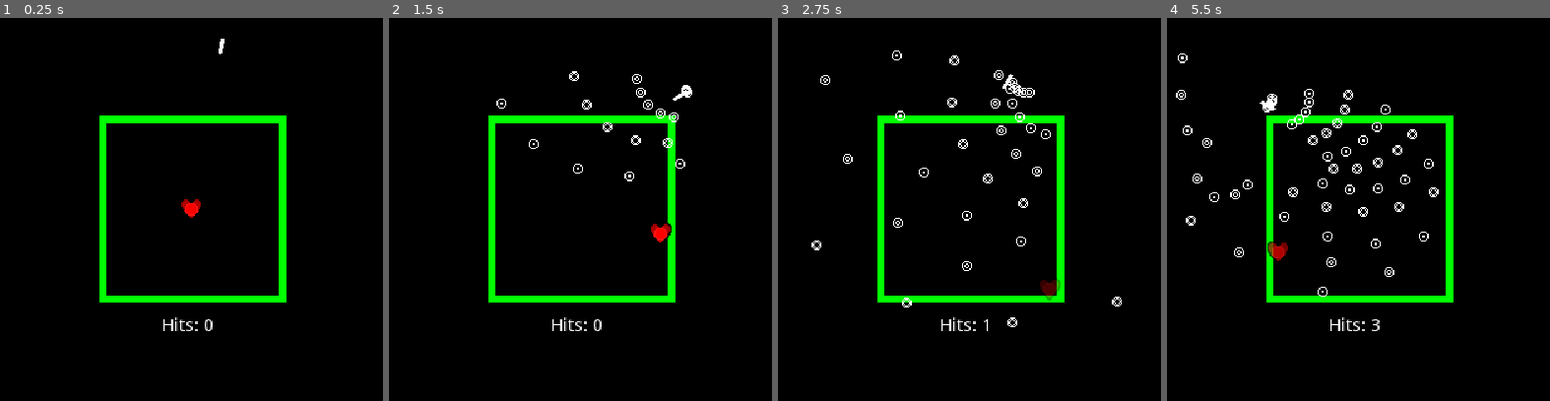
Above: before the commit, frames 1-4 (left to right).
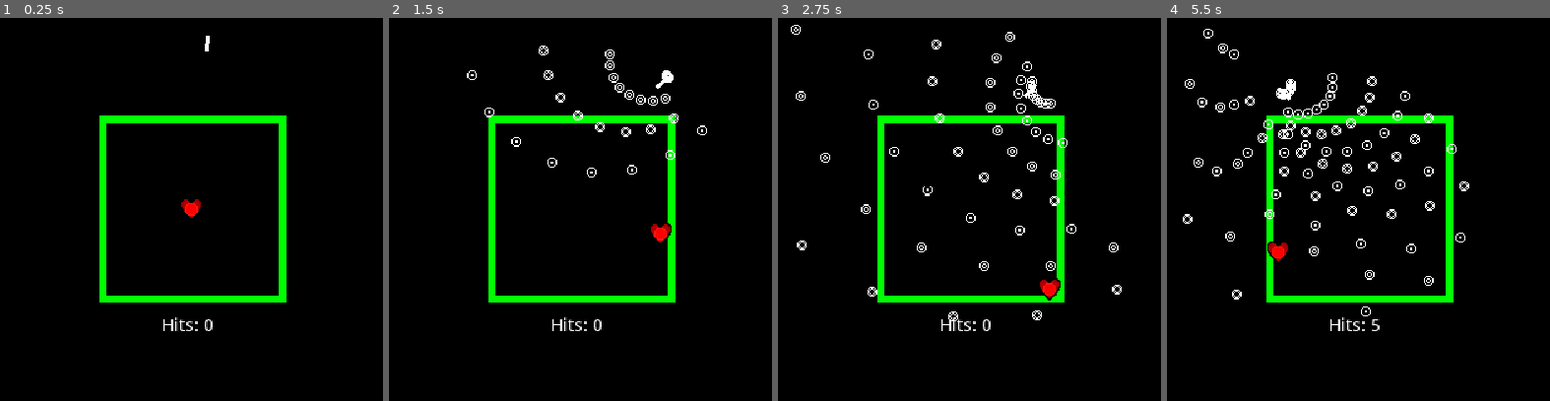
Above: after the commit, the same moments.

Repository: Crystalwarrior/BulletHellPVP
Game: Godot game, scene res://Arena.tscn
Same seed, same stepped clock (60 frames per second), same inputs: the game is played once before the commit and once after it.
Inputs:
- Up to frame 1 (0.25 s): no input
- Up to frame 2 (1.5 s): hold Right (ui_right) 0.53-1.28 s; hold Down (ui_down) from 1.28 s (still down)
- Up to frame 3 (2.75 s): release Down (ui_down) at 2.03 s; hold Right (ui_right) from 2.03 s (still down)
- Up to frame 4 (5.5 s): release Right (ui_right) at 2.78 s; hold Up (ui_up) 2.78-3.53 s; hold Left (ui_left) 3.53-5.03 s; hold Down (ui_down) from 5.03 s (still down)

The runs differ from the first frame. In frame 1, less than 0.1% of the frame differs, in the area x 53-59%, y 4-10%; in frame 2, 1.3%; in frame 3, 2.5%; in frame 4, 3.7%, in the area x 2-79%, y 2-81%.

Commit message:
Fix bullet spread math being wrong

Diff:
--- a/Arena.gd
+++ b/Arena.gd
@@ -35,7 +35,7 @@
 	var spawn_vector = bullet_spawn_pos.global_position.direction_to(bullet_spawn_dir.global_position)
 	for i in range(0, bullet_count):
 		var movement = spawn_vector.rotated(
-			rotation_difference * i - PI/4
+			rotation_difference * i - PI/3
 		)
 		bullet_spawner_area.spawn_bullet(
 			bullet_spawn_pos.global_position,
--- a/Arena.tscn
+++ b/Arena.tscn
@@ -31,7 +31,7 @@
 tracks/0/enabled = true
 tracks/0/keys = {
 "times": PoolRealArray( 0, 2, 4, 6 ),
-"transitions": PoolRealArray( 0.5, 0.5, 0.5, 0.5 ),
+"transitions": PoolRealArray( 1, 1, 1, 1 ),
 "update": 0,
 "values": [ 0.0, 45.0, 0.0, -45.0 ]
 }
@@ -78,10 +78,10 @@
 tracks/4/imported = false
 tracks/4/enabled = true
 tracks/4/keys = {
-"times": PoolRealArray( 0, 4 ),
-"transitions": PoolRealArray( 1, 1 ),
-"update": 0,
-"values": [ 1.571, 1.047 ]
+"times": PoolRealArray( 0 ),
+"transitions": PoolRealArray( 1 ),
+"update": 0,
+"values": [ 2.094 ]
 }
 tracks/5/type = "value"
 tracks/5/path = NodePath(".:bullet_count")
@@ -93,7 +93,7 @@
 "times": PoolRealArray( 0 ),
 "transitions": PoolRealArray( 1 ),
 "update": 1,
-"values": [ 5 ]
+"values": [ 8 ]
 }
 tracks/6/type = "value"
 tracks/6/path = NodePath(".:bullet_delay")
@@ -126,7 +126,8 @@
 "_edit_horizontal_guides_": [  ]
 }
 bullet_delay = 0.4
-bullet_spread = 1.571
+bullet_count = 8
+bullet_spread = 2.094
 
 [node name="BulletBounds" type="ReferenceRect" parent="."]
 visible = false
